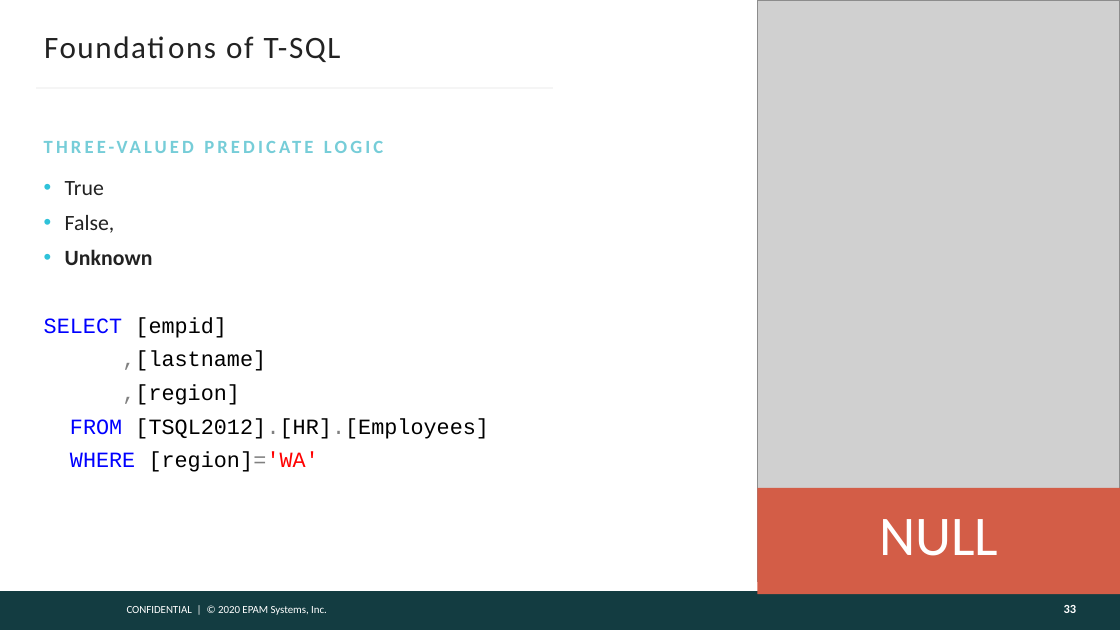
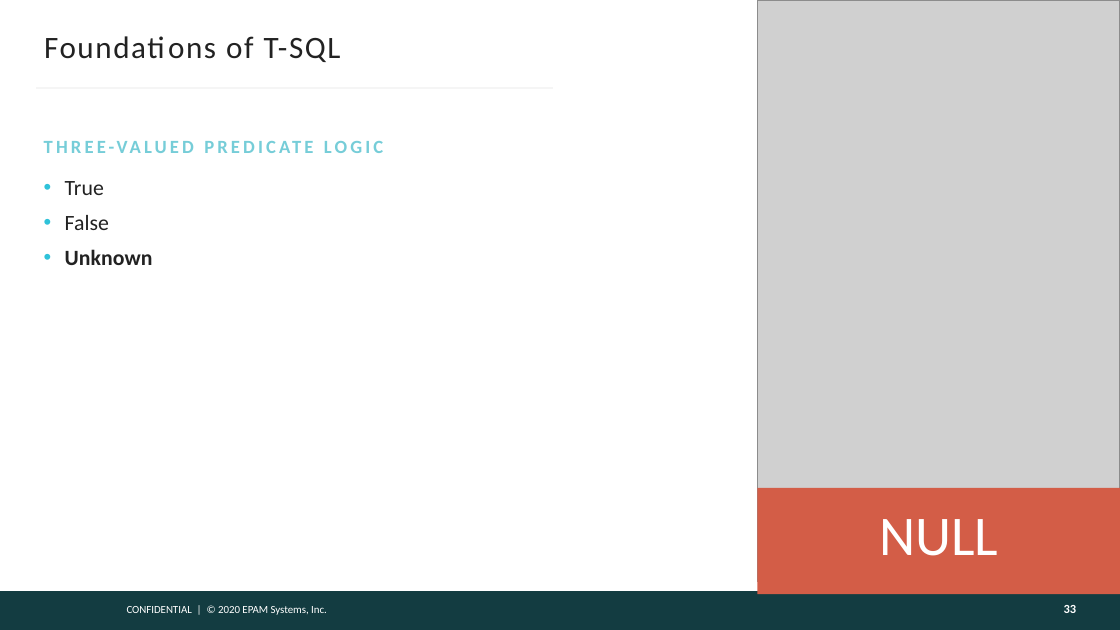
Before and after one commit to AndreyQC/MSBI.Lab, a slide deck: slide 33 of MSBI.E02-SQL/MSBI.Dev.S21E02.pptx. Drawn at 1120x630 pixels with LibreOffice and Linux fonts; fonts in the diff are those of the drawing; grey boxes stand for pictures; background and template pictures are left out. Boxes give left, top, right and bottom in pixels: in the first picture for what was removed or moved away, otherwise in the second. Text is boxed around its words. In the diff, an @@ line names an element or a change of style, - is before the commit and + after.

```diff
--- a/MSBI.E02-SQL/MSBI.Dev.S21E02.pptx
+++ b/MSBI.E02-SQL/MSBI.Dev.S21E02.pptx
@@ text at [65,215,109,230]: text changed @@
-• False,
+• False
@@ text at [44,317,489,472]: paragraphs removed @@
-SELECT [empid]
-,[lastname]
-,[region]
-FROM [TSQL2012].[HR].[Employees]
-WHERE [region]='WA'
```
Also in this commit, not shown: 2 other slides changed, 2 slides added, 1 slide removed, 2 other files.
